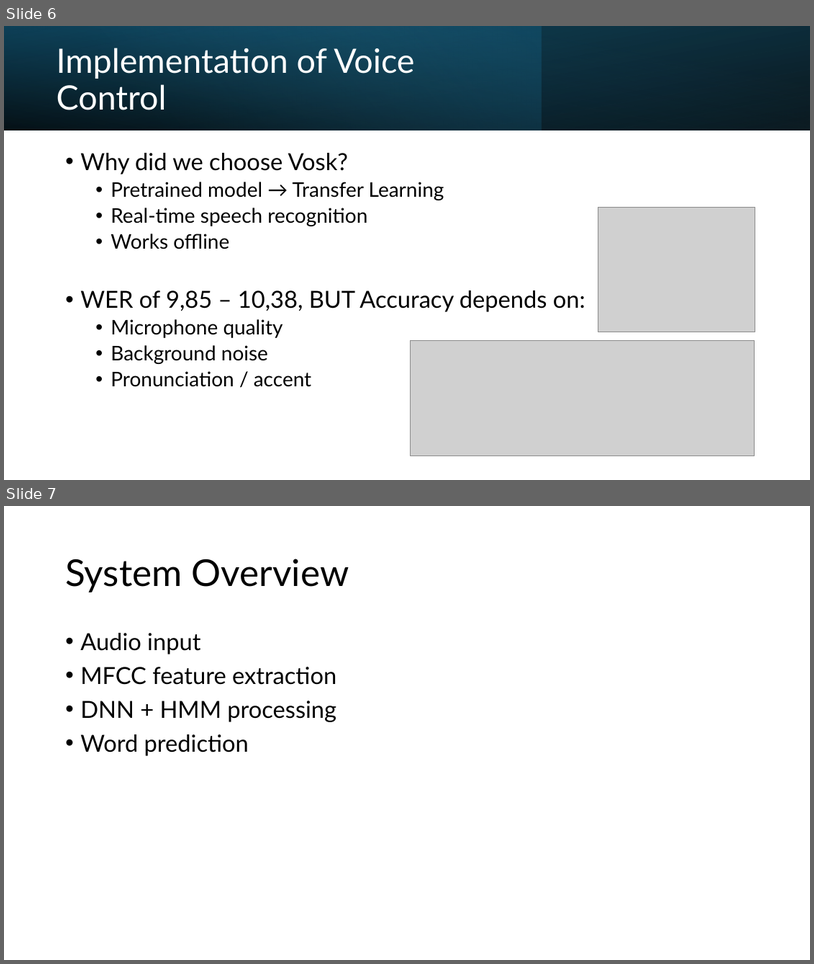
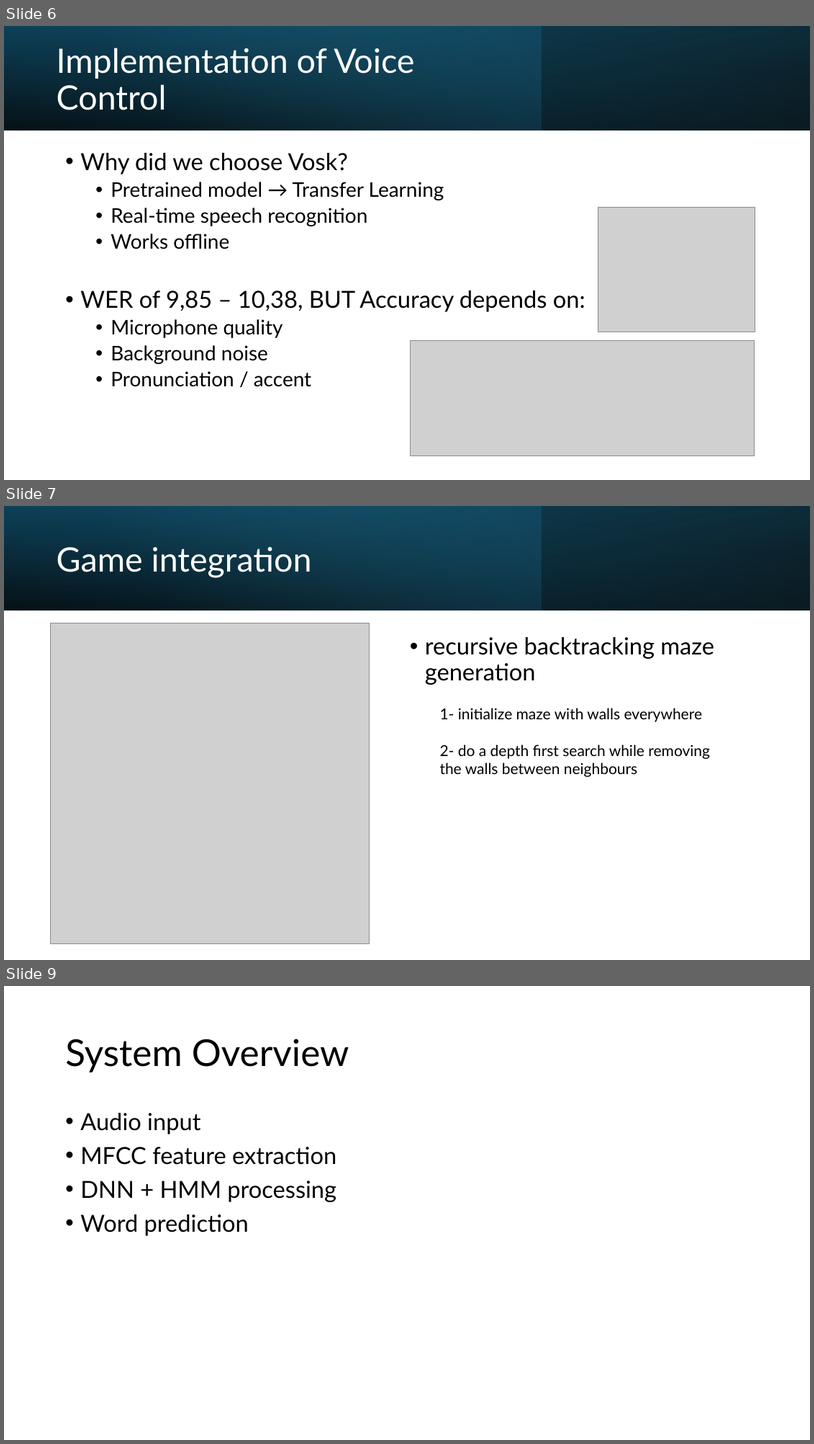
Before and after one commit to K1-mbf/Scibio_final_project, a slide deck: presentation.pptx. Shown one above the other, each under a label of ours: slides 6 and 7 before the commit, slides 6, 7 and 9 after it; the slides between them are not shown. The pictures are 814x964 and 814x1444 pixels, drawn with LibreOffice and Linux fonts; fonts in the diff are those of the drawing; grey boxes stand for pictures. Boxes give left, top, right and bottom in pixels: in the first picture for what was removed or moved away, otherwise in the second. Text is boxed around its words. In the diff, an @@ line names an element or a change of style, - is before the commit and + after.

Commit message:
adding game integration part to powerpoint

```diff
--- a/presentation.pptx
+++ b/presentation.pptx
@@ slide 7 added at [4,506,810,960], background #FFFFFF @@
@@ rectangle added at [4,506,810,610], fill gradient #000000 to #104862 @@
@@ rectangle added at [4,506,542,610], fill gradient #156082 to #46B1E1 @@
@@ rectangle added at [4,506,810,610], fill gradient #000000 to #156082 @@
@@ title added at [57,547,312,578], 40 pt, text #FFFFFF @@
+Game integration
@@ picture added at [51,623,369,943] @@
@@ text added at [425,637,715,685], 28 pt, text #000000 @@
+• recursive backtracking maze generation
@@ text added at [440,708,710,777], 18 pt, text #000000 @@
+1- initialize maze with walls everywhere
+2- do a depth first search while removing the walls between neighbours
@@ what was slide 7 is now slide 9 @@
```
Also in this commit, not shown: 1 other slide added, 18 other files.
